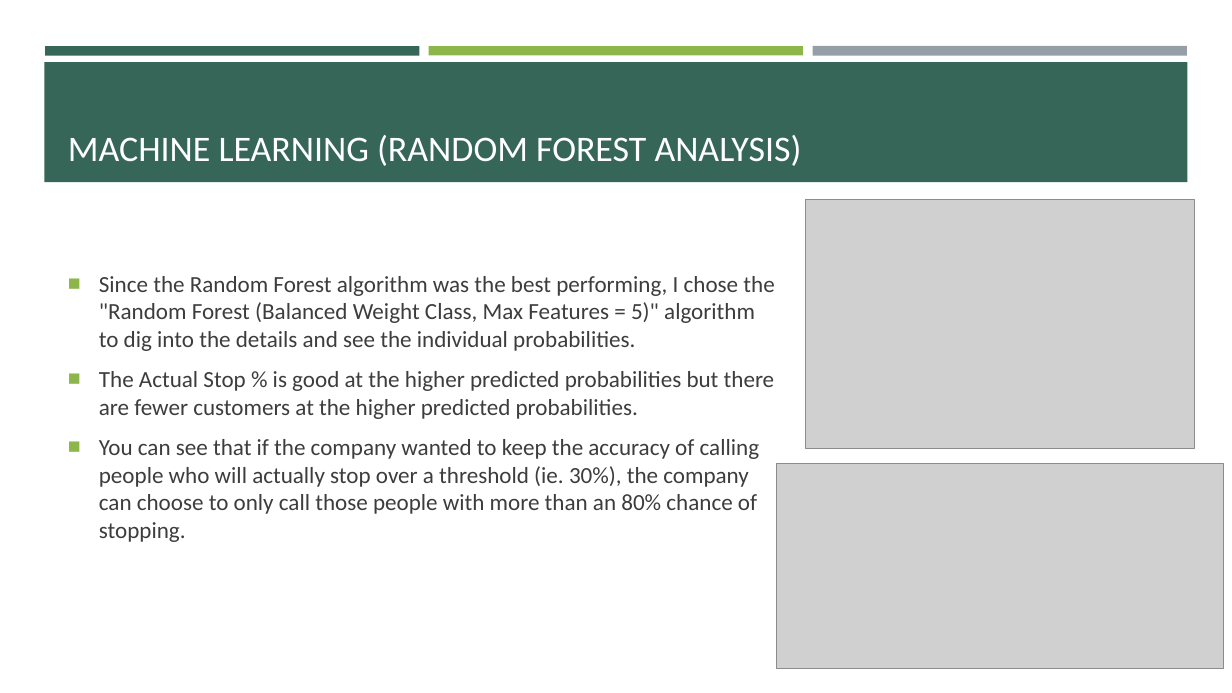
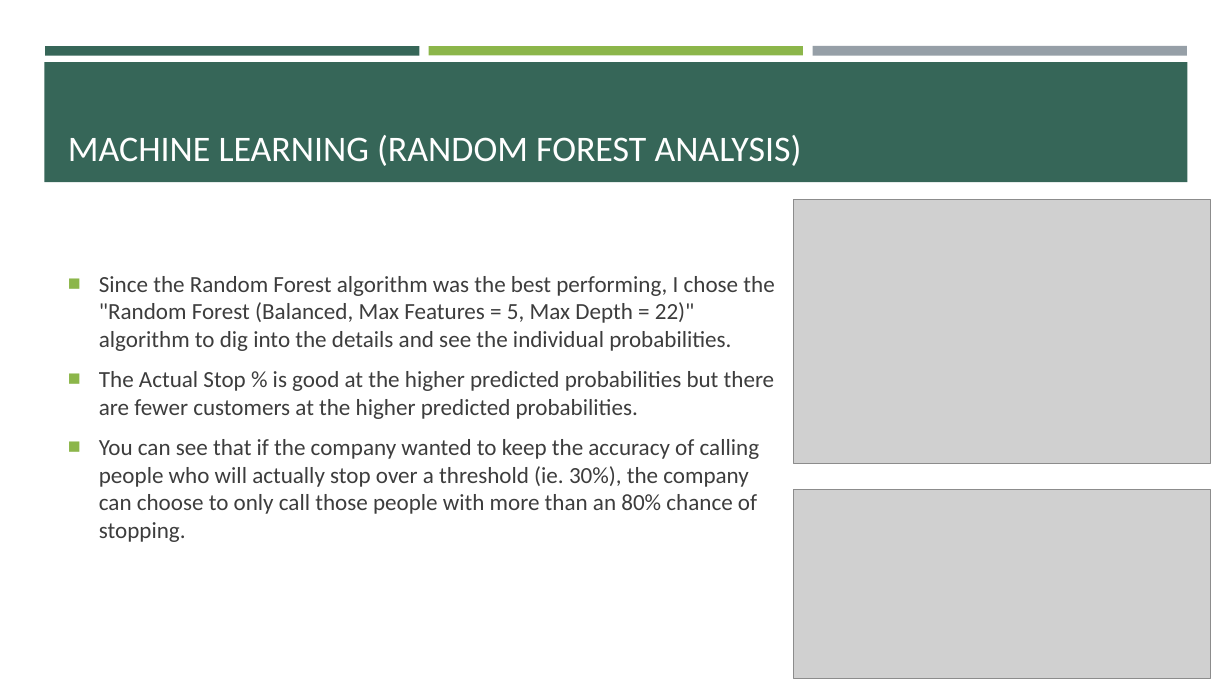
Before and after one commit to brocknosbisch/Springboard_Capstone_2, a slide deck: slide 23 of Chapter_6_Capstone_2_Milestone_Report_2.pptx. Drawn at 1232x693 pixels with LibreOffice and Linux fonts; fonts in the diff are those of the drawing; grey boxes stand for pictures. Boxes give left, top, right and bottom in pixels: in the first picture for what was removed or moved away, otherwise in the second. Text is boxed around its words. In the diff, an @@ line names an element or a change of style, - is before the commit and + after.

```diff
--- a/Chapter_6_Capstone_2_Milestone_Report_2.pptx
+++ b/Chapter_6_Capstone_2_Milestone_Report_2.pptx
@@ picture: place and size @@
-picture at (806,200,1194,448)
+picture at (794,199,1211,464)
@@ text at (99,276,774,351): text changed @@
-■ Since the Random Forest algorithm was the best performing, I chose the "Random Forest (Balanced Weight Class, Max Features = 5)" algorithm to dig into the details and see the individual probabilities.
+■ Since the Random Forest algorithm was the best performing, I chose the "Random Forest (Balanced, Max Features = 5, Max Depth = 22)" algorithm to dig into the details and see the individual probabilities.
@@ picture: place and size @@
-picture at (776,464,1225,668)
+picture at (794,490,1211,678)
```
Also in this commit, not shown: 6 other slides changed, 2 other files.
